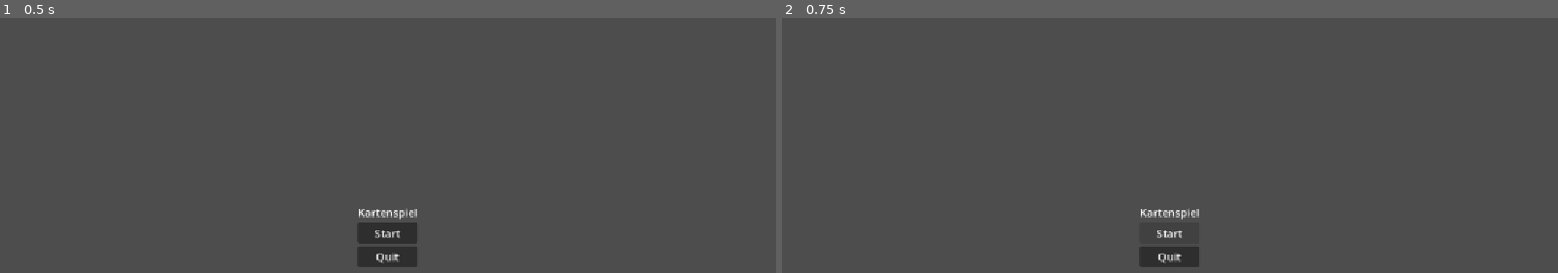
Above: before the commit, frames 1-2 (left to right).
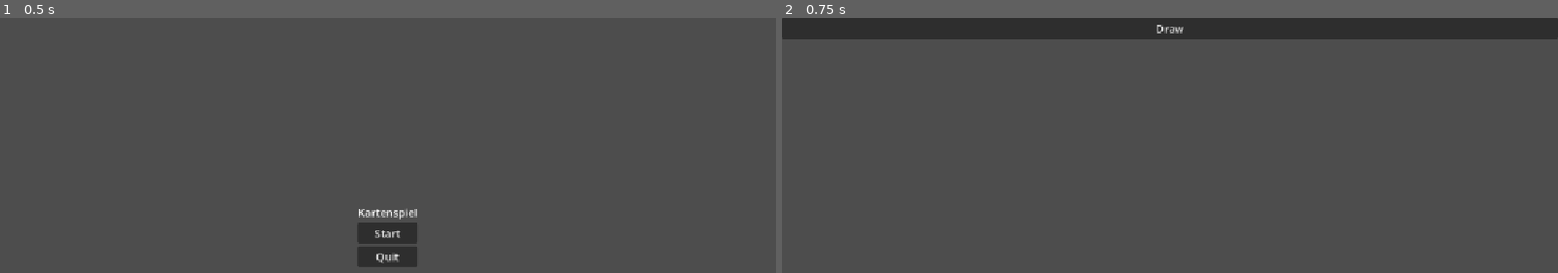
Above: after the commit, the same moments.

Repository: HelplessSneeker/Kartenspiel
Game: Godot game, scene res://scenes/ui/main_menu.tscn
The game is run twice, just before and just after one commit, with the same random seed, the same clock (stepped at 60 frames per second) and the same inputs.
Inputs:
- Up to frame 1 (0.5 s): no input
- Up to frame 2 (0.75 s): click "Start" at 0.5 s

Frame 1 is identical in both runs. In frame 2, 9.1% of the frame differs, in the area x 0-100%, y 0-98%.
Error after the commit: Invalid assignment of property or key 'text' with value of type 'String' on a base object of type 'null instance'. (res://scenes/game.gd:105)

Commit message:
Menue: Start-Button laedt game.tscn

Diff:
--- a/scenes/ui/main_menu.gd
+++ b/scenes/ui/main_menu.gd
@@ -1,18 +1,9 @@
 extends Control
 
 
-# Called when the node enters the scene tree for the first time.
-func _ready() -> void:
-	pass # Replace with function body.
+func _on_start_button_pressed() -> void:
+	get_tree().change_scene_to_file("res://scenes/game.tscn")
 
 
-# Called every frame. 'delta' is the elapsed time since the previous frame.
-func _process(delta: float) -> void:
-	pass
-
-
-func _on_start_button_pressed() -> void:
-	print("start gedrückt")
-
 func _on_quit_button_pressed() -> void:
-	get_tree().quit();
+	get_tree().quit()
